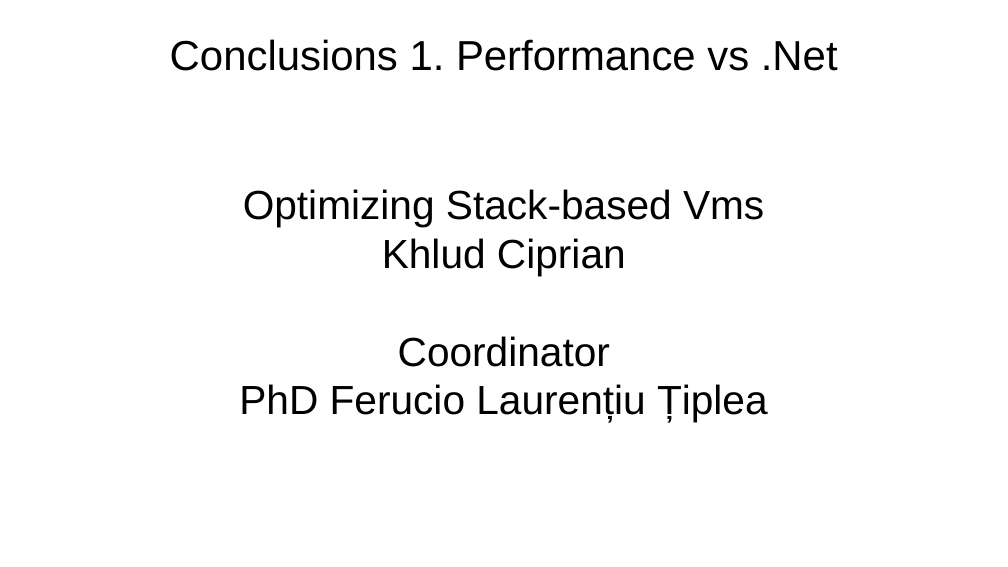
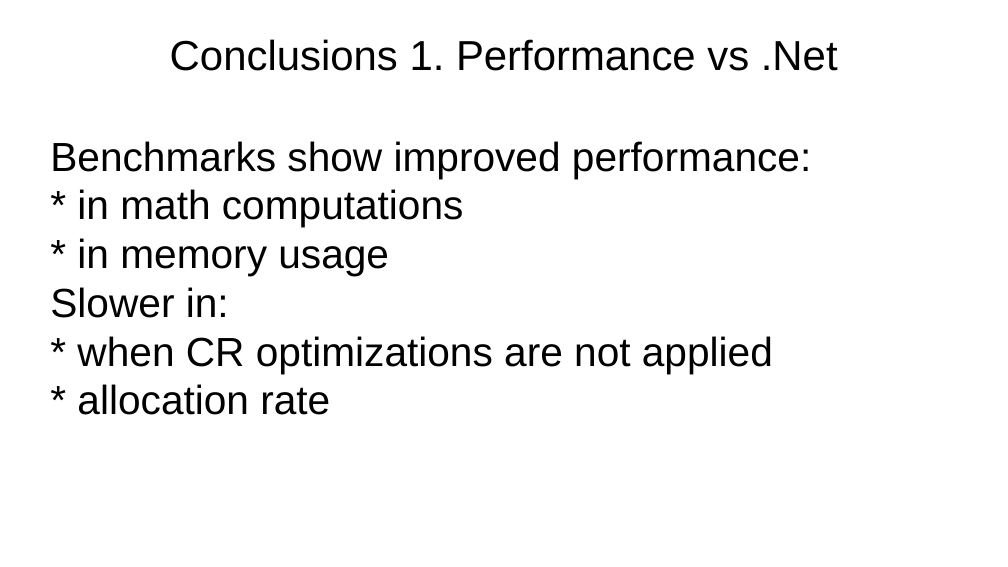
Before and after one commit to ciplogic/CodeRefractor, a slide deck: slide 10 of Documentation/Slides.odp. Drawn at 1008x567 pixels with LibreOffice and Linux fonts; fonts in the diff are those of the drawing; background and template pictures are left out. Boxes give left, top, right and bottom in pixels: in the first picture for what was removed or moved away, otherwise in the second. Text is boxed around its words. In the diff, an @@ line names an element or a change of style, - is before the commit and + after.

```diff
--- a/Documentation/Slides.odp
+++ b/Documentation/Slides.odp
@@ subtitle at box(50, 141, 811, 415): text changed @@
-Optimizing Stack-based Vms
-Khlud Ciprian
-Coordinator
-PhD Ferucio Laurențiu Țiplea
+Benchmarks show improved performance:
+* in math computations
+* in memory usage
+Slower in:
+* when CR optimizations are not applied
+* allocation rate
```
Also in this commit, not shown: 8 other slides changed, 3 slides added, 3 slides removed, 4 other files.
